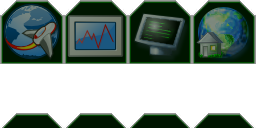
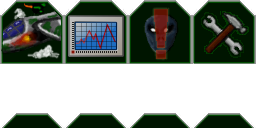
Revision of a layered 256 × 128 image; what changed, layer by layer:
removed layer "base_icon" (was 50%) over [196, 7, 252, 63]
added layer "base_in copy#4" above "base_in copy#3" over [204, 11, 249, 54]
added layer "base_in copy#3" above "base_out" over [193, 12, 244, 64]
added layer "ufopedia_icon copy#4" (27%) above "ufopedia_icon copy#3" over [143, 7, 179, 61]
added layer "ufopedia_icon copy#3" (50%) above "ufopedia_icon copy#1" over [143, 7, 179, 61]
added layer "ufopedia_icon copy#1" above "ufopedia_icon copy" over [143, 13, 179, 56]
added layer "ufopedia_icon copy" (50%) above "ufopedia_icon" over [143, 13, 179, 56]
painted on "ufopedia_icon" over [134, 11, 188, 62]
renamed "stats_icon" to "stats_in#2", opacity 50% → 100%, painted on it over [64, 1, 128, 58]
removed layer "intercept_icon#2" (was 50%) over [3, 3, 62, 60]
added layer "intercept_in copy#2" above "intercept_in copy#1" over [1, 3, 62, 55]
added layer "intercept_in copy#1" above "intercept_in copy" over [1, 3, 62, 59]
added layer "intercept_in copy" above "intercept_out" over [3, 12, 61, 53]
painted on "intercept_in" over [3, 3, 61, 60]
